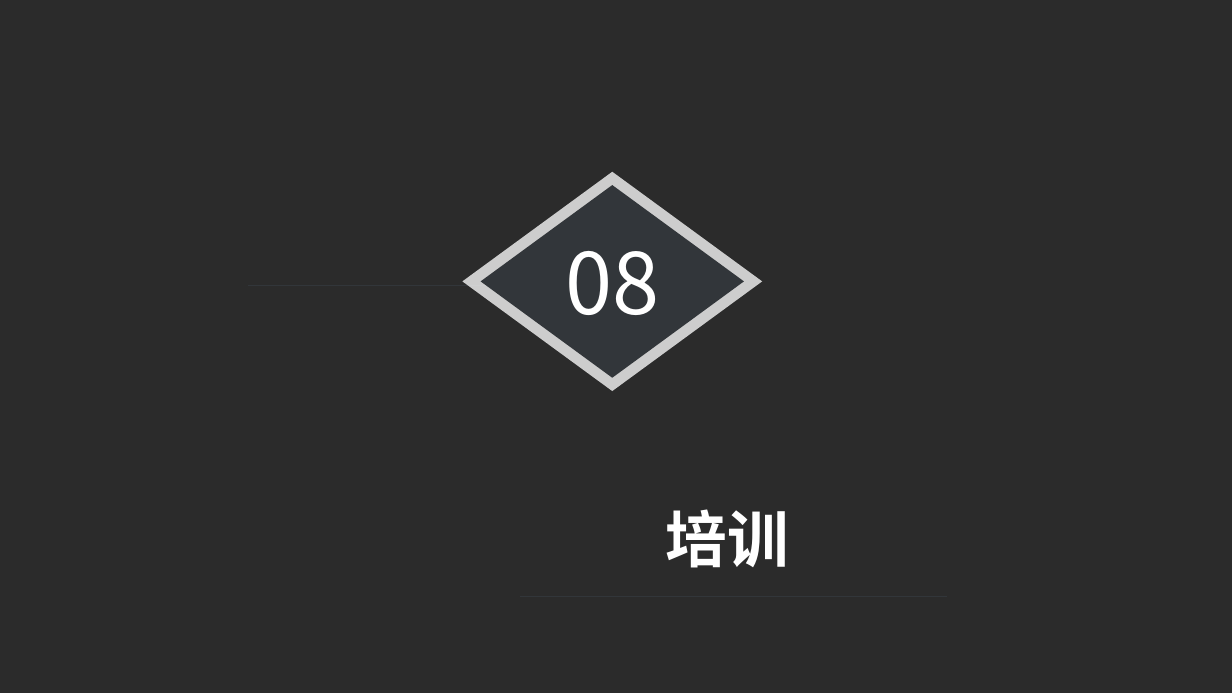
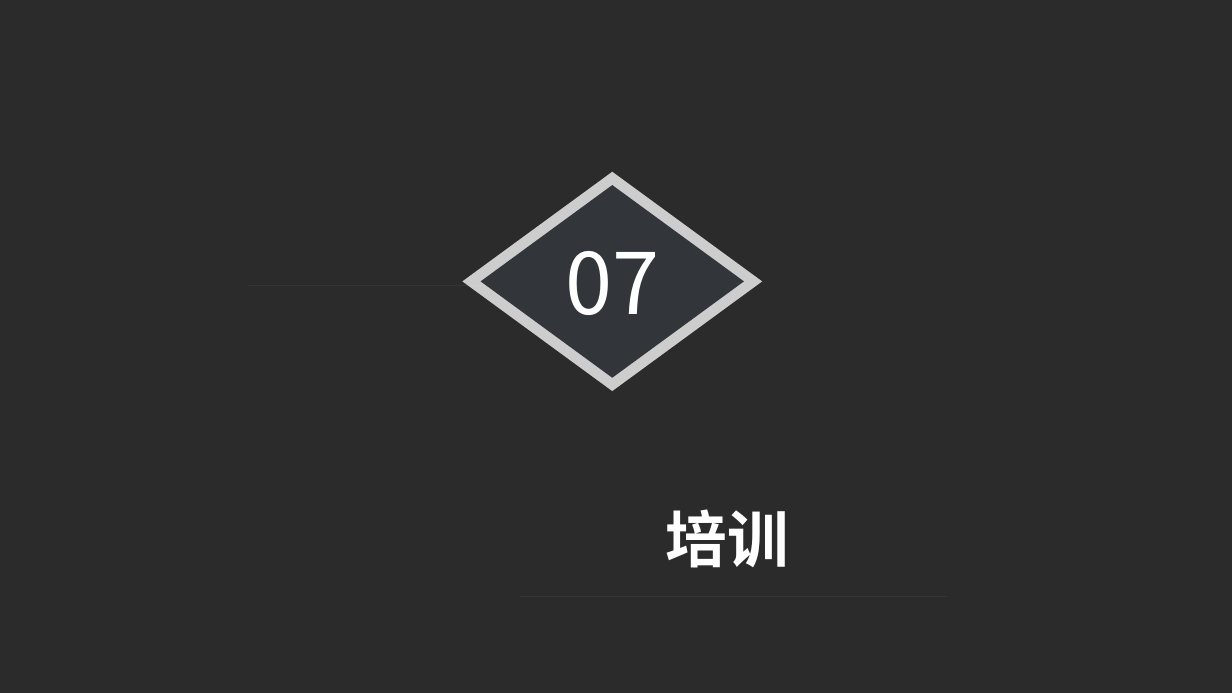
Before and after one commit to tmaczjj/2017work, a slide deck: slide 27 of week5/ppt文档/[prd-03,31501311]项目计划ppt.pptx (slide 28 before the commit). Drawn at 1232x693 pixels with LibreOffice and Linux fonts; fonts in the diff are those of the drawing; background and template pictures are left out; a plain dark background stands for a picture behind light text. Boxes give left, top, right and bottom in pixels: in the first picture for what was removed or moved away, otherwise in the second. Text is boxed around its words. In the diff, an @@ line names an element or a change of style, - is before the commit and + after.

```diff
--- a/week5/ppt文档/[prd-03,31501311]项目计划ppt.pptx
+++ b/week5/ppt文档/[prd-03,31501311]项目计划ppt.pptx
@@ text at (565,251,659,315): text changed @@
-08
+07
```
Also in this commit, not shown: 18 other slides changed, 13 slides added, 14 slides removed, 2 other files.
